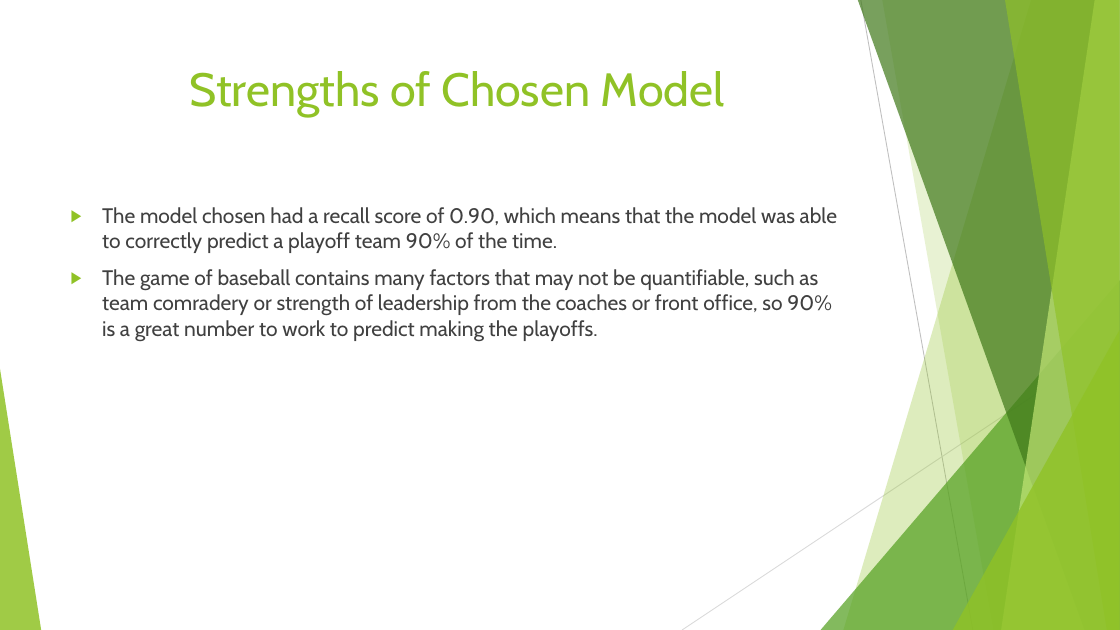
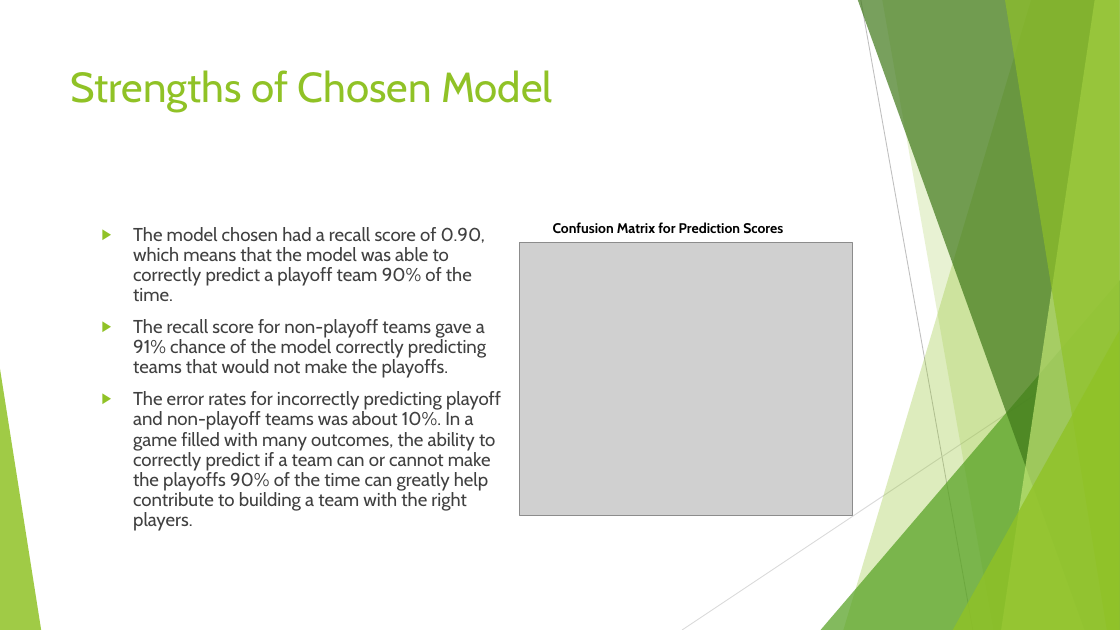
Before and after one commit to joshlensing/Coding-Dojo-Project-2, a slide deck: slide 6 of Baseball Playoff Predictions PPT.pptx. Drawn at 1120x630 pixels with LibreOffice and Linux fonts; fonts in the diff are those of the drawing; grey boxes stand for pictures. Boxes give left, top, right and bottom in pixels: in the first picture for what was removed or moved away, otherwise in the second. Text is boxed around its words. In the diff, an @@ line names an element or a change of style, - is before the commit and + after.

```diff
--- a/Baseball Playoff Predictions PPT.pptx
+++ b/Baseball Playoff Predictions PPT.pptx
@@ title "Strengths of Chosen Model" at <box>71,70,552,112</box>: size 40 to 36 pt; alignment centre to left @@
@@ text "The model chosen had a ...": place and size @@
-text "The model chosen had a ..." at <box>102,207,837,341</box>
+text "The model chosen had a ..." at <box>133,227,501,531</box>
@@ text at <box>133,227,485,301</box>: size 18 to 16 pt in "The model chosen had a recall score ..."; line spacing 1 to 0.9 @@
@@ text added at <box>553,222,783,233</box>, 12 pt, text #000000, bold @@
+Confusion Matrix for Prediction Scores
@@ picture added at <box>520,242,853,515</box> @@
@@ text at <box>133,319,501,531</box>: text changed; size 18 to 16 pt @@
-▶ The game of baseball contains many factors that may not be quantifiable, such as team comradery or strength of leadership from the coaches or front office, so 90% is a great number to work to predict making the playoffs.
+▶ The recall score for non-playoff teams gave a 91% chance of the model correctly predicting teams that would not make the playoffs.
+▶ The error rates for incorrectly predicting playoff and non-playoff teams was about 10%. In a game filled with many outcomes, the ability to correctly predict if a team can or cannot make the playoffs 90% of the time can greatly help contribute to building a team with the right players.
```
Also in this commit, not shown: 2 other slides changed.
